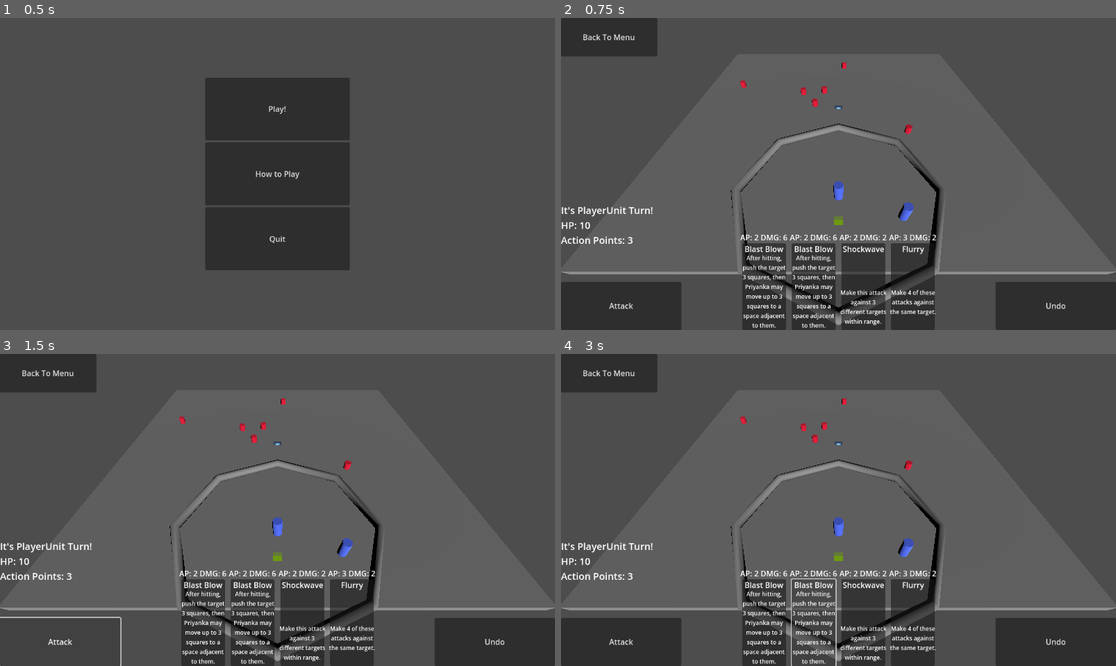
Above: before the commit, frames 1-4 (two rows, left to right).
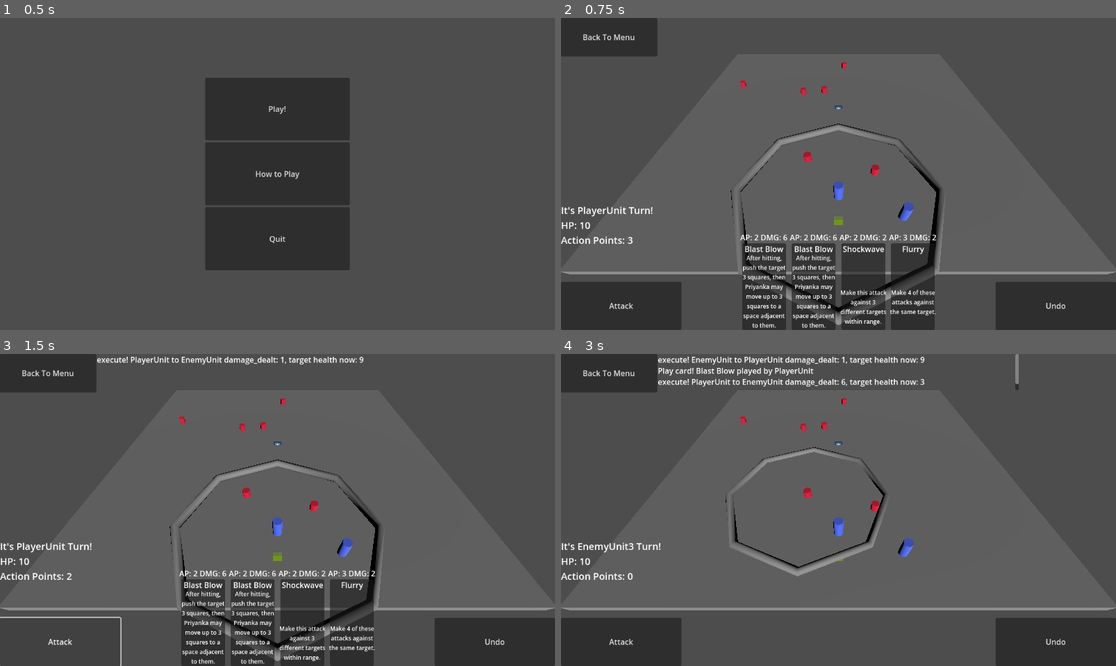
Above: after the commit, the same moments.

Repository: ValorZard/Priyanka-outdated
Game: Godot game, scene res://Scenes/MainMenu/MainMenu.tscn
Same seed, same stepped clock (60 frames per second), same inputs: the game is played once before the commit and once after it. The engine's default icon, where the game draws it, is replaced by a stand-in: a white triangle on a blue panel in a dark square.
Inputs (mouse positions are in pixels of both pictures, inside the frame that each line leads up to):
- Up to frame 1 (0.5 s): no input
- Up to frame 2 (0.75 s): click "Play!" at 0.5 s
- Up to frame 3 (1.5 s): click "Attack" at 1.25 s
- Up to frame 4 (3 s): click "Blast Blow" at 2 s; click (816, 622) at 2.75 s, where only the run before the commit has a clickable "Blast Blow"

Frame 1 is identical in both runs. In frame 2, 0.1% of the frame differs, in the area x 43-64%, y 25-51%; in frame 3, 0.6%; in frame 4, 11%, in the area x 3-83%, y 0-100%.

Commit message:
think undoing and redoing playing cards works, now have to convert changing current units as well

Diff:
--- a/Cards/Card.gd
+++ /dev/null
@@ -1,13 +0,0 @@
-extends Sprite3D
-
-class_name Card
-
-
-# Called when the node enters the scene tree for the first time.
-func _ready():
-	pass # Replace with function body.
-
-
-# Called every frame. 'delta' is the elapsed time since the previous frame.
-func _process(delta):
-	pass
--- a/Cards/RealCard.tscn
+++ b/Cards/RealCard.tscn
@@ -1,8 +1,23 @@
 [gd_scene load_steps=3 format=3 uid="uid://ban7iman6kcce"]
 
 [ext_resource type="Texture2D" uid="uid://cj08alkgohkss" path="res://Cards/Yugioh_Card_Back.jpg" id="1_mlvkj"]
-[ext_resource type="Script" path="res://Cards/Card.gd" id="2_kk7u4"]
+
+[sub_resource type="GDScript" id="GDScript_3cinw"]
+script/source = "extends Sprite3D
+
+class_name Card
+
+
+# Called when the node enters the scene tree for the first time.
+func _ready():
+	pass # Replace with function body.
+
+
+# Called every frame. 'delta' is the elapsed time since the previous frame.
+func _process(delta):
+	pass
+"
 
 [node name="Card" type="Sprite3D"]
 texture = ExtResource("1_mlvkj")
-script = ExtResource("2_kk7u4")
+script = SubResource("GDScript_3cinw")
--- a/Commands/AttackCommand.gd
+++ b/Commands/AttackCommand.gd
@@ -6,9 +6,9 @@
 var damage_dealt : int
 var action_point_cost : int
 
-func _init(game_board : GameBoard, target: BaseUnit, damage_dealt : int, action_point_cost : int):
+func _init(game_board : GameBoard, damage_dealt : int, action_point_cost : int):
 	initialize(game_board)
-	self.target = target
+	#self.target = target
 	self.damage_dealt = damage_dealt
 	self.action_point_cost = action_point_cost
 
--- a/Commands/PlayCardCommand.gd
+++ b/Commands/PlayCardCommand.gd
@@ -1,16 +1,37 @@
 extends Command
 
+class_name PlayCardCommand
 
-func _init(game_board : GameBoard):
+var card_data : CardData
+var card_button : CardButton
+var attack_command : Command
+
+func _init(game_board : GameBoard, card_data : CardData, card_button : CardButton):
 	initialize(game_board)
+	self.card_data = card_data
+	self.card_button = card_button
 
 
 func execute() -> bool:
-	assert(initialized)
-	print("%s missing overwrite of the execute method" % name)
+	self.attack_command = AttackCommand.new(game_board, card_data.attack_damage, card_data.action_point_cost)
+	if attack_command.execute():
+		# get rid of card and send it to the graveyard or whatever
+		current_unit.put_card_in_graveyard(card_data)
+		card_button.visible = false
+		game_board.log_event(str("Play card! ", card_data.card_name, " played by ", current_unit.name))
+		return true
+	else:
+		return false
 	return false
 
 func undo() -> bool:
-	assert(initialized)
-	print("%s missing overwrite of the undo method" % name)
-	return false
+	if attack_command.undo():
+		var old_card : CardData = current_unit.card_graveyard.pop_back()
+		current_unit.card_hand.push_back(old_card)
+		# the card button reference might be gone when this command undos.
+		if card_button:
+			card_button.visible = true
+			game_board.log_event(str("undo! ", card_data.card_name, " played by ", current_unit.name))
+		return true
+	else:
+		return false
--- a/GameBoard/GameBoard.gd
+++ b/GameBoard/GameBoard.gd
@@ -28,18 +28,11 @@
 		if node is BaseUnit:
 			units_in_initative_order.append(node)
 	#print(units_in_initative_order)
-	enable_current_unit(true)
+	enable_current_unit()
 	game_board_setup_finished.emit()
 
-# generate "line" between cursor and player for UI purposes
-# NOTE: Doesn't currently work properly, rotation is a bit jank
-#func render_placement_line(cursor_position : Vector3):
-#	$BoxLine.position = ($CharacterUnit.position + cursor_position) / 2
-#	$BoxLine.width = ($CharacterUnit.position - cursor_position).length()
-#	$BoxLine.rotation.y = $CharacterUnit.position.angle_to(cursor_position)
-
 # put this in game board since it just makes more sense, even though i have to refer to the current unit too much
-func enable_current_unit(first_time : bool = false):
+func enable_current_unit():
 	# restore action points and other important things
 	get_current_unit().refill_action_points()
 	# refill cards in card hand from deck
@@ -52,11 +45,13 @@
 			break
 		else:
 			# when we first spawn the unit in, we don't want to be able to undo the draw card actions since those are the starting cards
-			if !first_time:
+			if !get_current_unit().first_time:
 				self.command_array.push_back(draw_card_cmd)
 	# enable unit specific ui
 	get_current_unit().ui_circle.visible = true
 	get_current_unit().render_ui_circle()
+	# if this was the unit's first turn, make sure to note that
+	get_current_unit().first_time = false
 
 func disable_current_unit():
 	# disable unit specific ui
@@ -82,7 +77,7 @@
 
 # make the current unit controlled by the game board attack
 func do_attack(damage_dealt : int, action_point_cost : int) -> bool:
-	var attack_command := AttackCommand.new(self, $EnemyUnit, damage_dealt, action_point_cost)
+	var attack_command := AttackCommand.new(self, damage_dealt, action_point_cost)
 	if attack_command.execute():
 		command_array.push_back(attack_command)
 		return true
--- a/Scenes/test_scene.tscn
+++ b/Scenes/test_scene.tscn
@@ -21,7 +21,6 @@
 
 [node name="GameBoard" type="Node3D"]
 script = ExtResource("1_lty5j")
-character_ui_circle_width = null
 
 [node name="TurnTimer" type="Timer" parent="."]
 wait_time = 0.25
@@ -137,7 +136,7 @@
 material = SubResource("StandardMaterial3D_pp4sk")
 
 [node name="EnemyUnit" parent="." instance=ExtResource("7_7icr8")]
-transform = Transform3D(1, 0, 0, 0, 1, 0, 0, 0, 1, 10.4435, 0.5, -14.7083)
+transform = Transform3D(1, 0, 0, 0, 1, 0, 0, 0, 1, 4.51745, 0.5, -6.58823)
 
 [node name="CombatManager" type="Node" parent="."]
 script = ExtResource("8_quw6g")
@@ -149,7 +148,7 @@
 transform = Transform3D(1, 0, 0, 0, 1, 0, 0, 0, 1, 1.23204, 0.5, -37.2569)
 
 [node name="EnemyUnit4" parent="." instance=ExtResource("7_7icr8")]
-transform = Transform3D(1, 0, 0, 0, 1, 0, 0, 0, 1, -4.05293, 0.5, -22.0237)
+transform = Transform3D(1, 0, 0, 0, 1, 0, 0, 0, 1, -4.05293, 0.5, -8.84615)
 
 [node name="PlayerUnit2" parent="." instance=ExtResource("3_dmna3")]
 transform = Transform3D(0.999109, 0.042207, 0, -0.042207, 0.999109, 0, 0, 0, 1, 6.60937, 2.30312, 0)
--- a/UI/CardButton.gd
+++ b/UI/CardButton.gd
@@ -27,7 +27,6 @@
 	pass
 
 func play_card():
-	if game_board.do_attack(card_data.attack_damage, card_data.action_point_cost):
-		# get rid of card and send it to the graveyard or whatever
-		owner_unit.get_rid_of_card(card_data)
-		self.queue_free()
+	var play_card_cmd : PlayCardCommand = PlayCardCommand.new(game_board, card_data, self)
+	if play_card_cmd.execute():
+		game_board.add_command(play_card_cmd)
--- a/Units/BaseUnit.gd
+++ b/Units/BaseUnit.gd
@@ -13,6 +13,7 @@
 @export var max_movement_radius : float = 10 # maximum distance this unit can move in one turn in meters
 @export var action_points : int = 3
 @export var max_action_points : int = 3
+var first_time := true # check if this is the unit's first turn or not
 
 # Card stuff
 @export var card_deck : Array[CardData] # all the cards in the unit's deck
@@ -103,11 +104,12 @@
 func refill_action_points():
 	action_points = max_action_points
 
-func get_rid_of_card(card : CardData):
+func put_card_in_graveyard(card : CardData):
 	# remove card from hand
 	card_hand.erase(card)
 	# put it in the graveyard
 	card_graveyard.push_back(card)
+
 
 func _physics_process(delta):
 	pass
